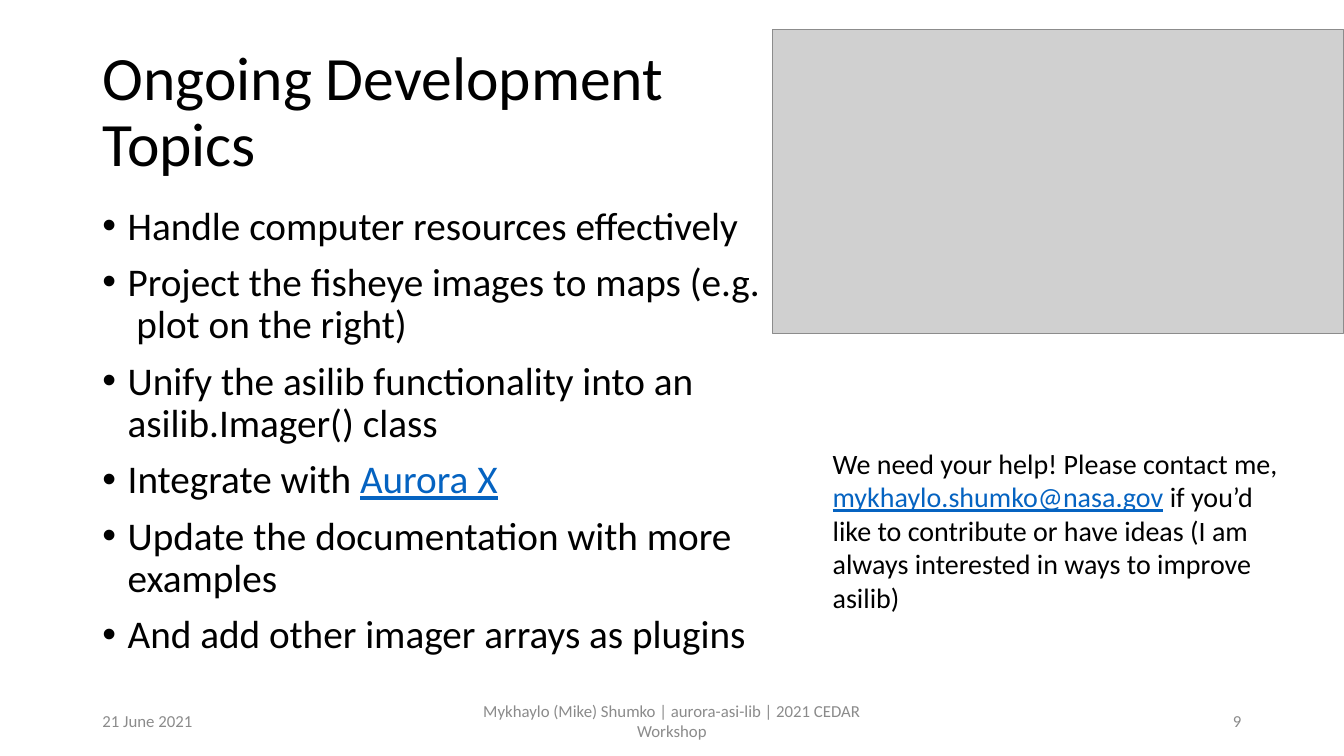
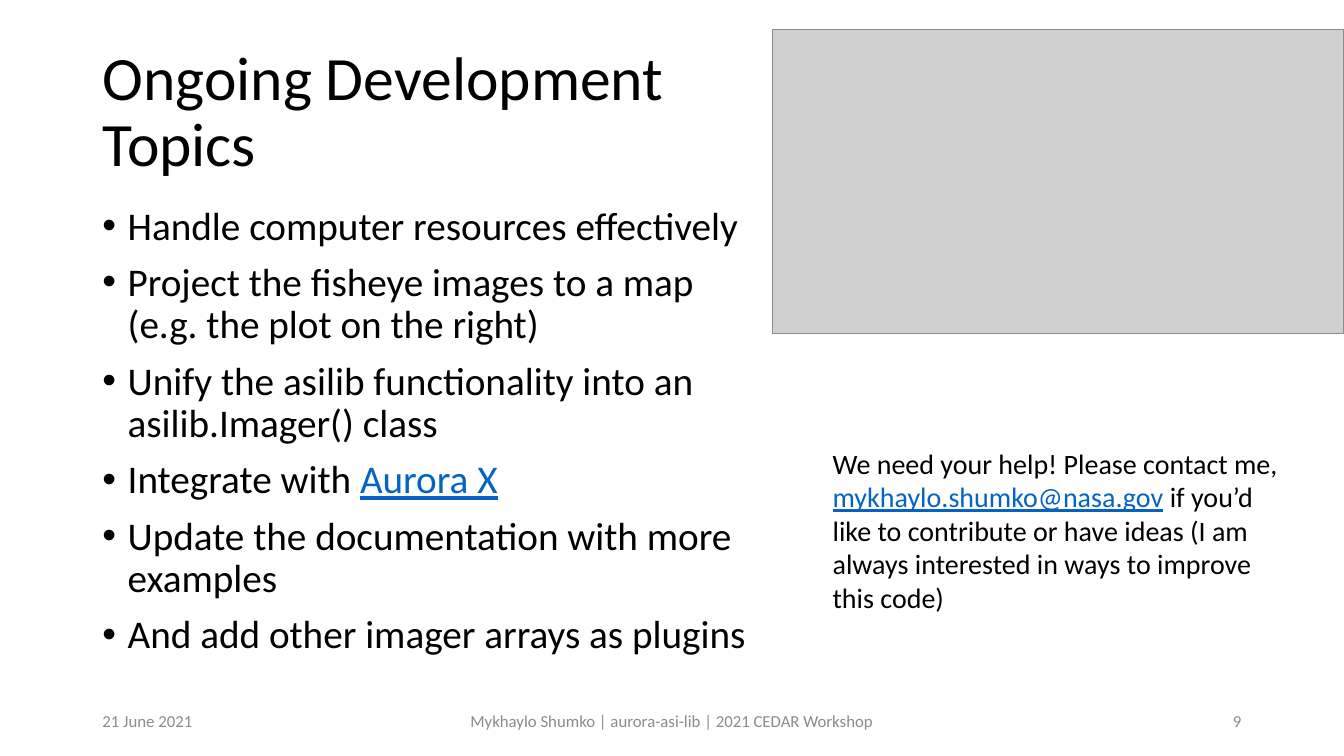
Before and after one commit to mshumko/asilib, a slide deck: slide 9 of presentations/2021_cedar_shumko_asilib.pptx. Drawn at 1344x756 pixels with LibreOffice and Linux fonts; fonts in the diff are those of the drawing; grey boxes stand for pictures. Boxes give left, top, right and bottom in pixels: in the first picture for what was removed or moved away, otherwise in the second. Text is boxed around its words. In the diff, an @@ line names an element or a change of style, - is before the commit and + after.

Commit message:
Updated the presentation.

```diff
--- a/presentations/2021_cedar_shumko_asilib.pptx
+++ b/presentations/2021_cedar_shumko_asilib.pptx
@@ text at <box>128,268,694,345</box>: text changed @@
-• Project the fisheye images to maps (e.g. plot on the right)
+• Project the fisheye images to a map (e.g. the plot on the right)
@@ text at <box>833,454,1277,612</box>: text changed @@
-We need your help! Please contact me, mykhaylo.shumko@nasa.gov if you’d like to contribute or have ideas (I am always interested in ways to improve asilib)
+We need your help! Please contact me, mykhaylo.shumko@nasa.gov if you’d like to contribute or have ideas (I am always interested in ways to improve this code)
@@ text at <box>470,715,872,730</box>: text changed @@
-Mykhaylo (Mike) Shumko | aurora-asi-lib | 2021 CEDAR Workshop
+Mykhaylo Shumko | aurora-asi-lib | 2021 CEDAR Workshop
```
Also in this commit, not shown: 9 other slides changed, 1 other file.
